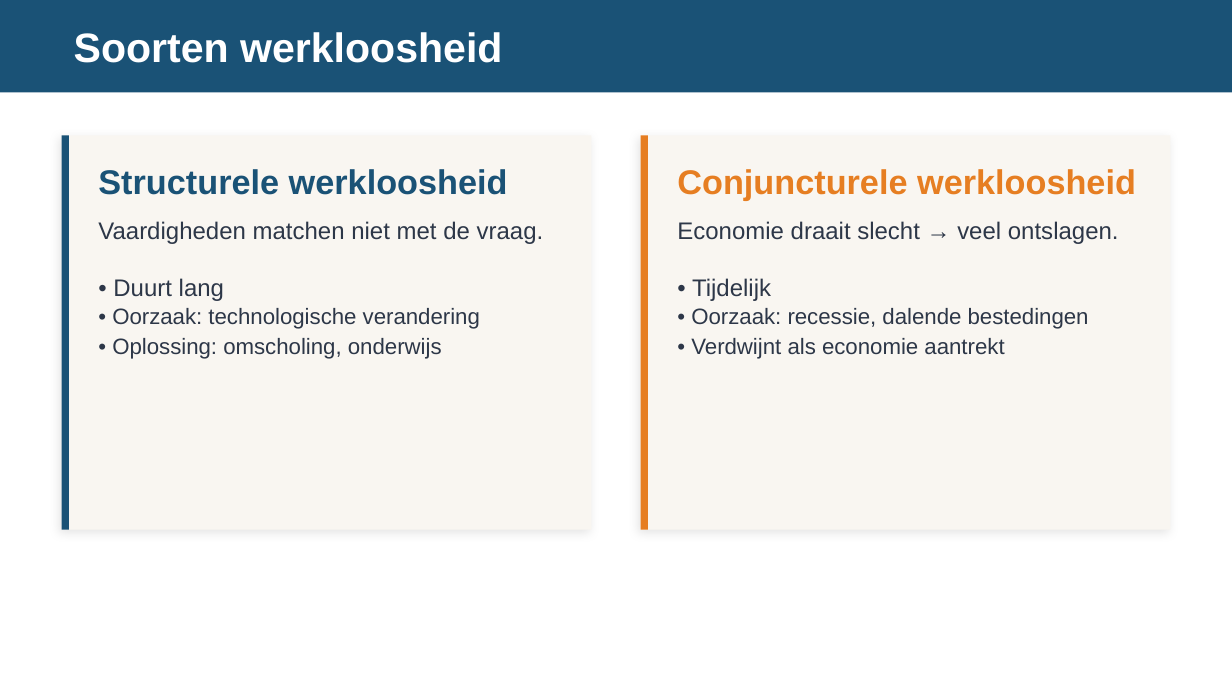
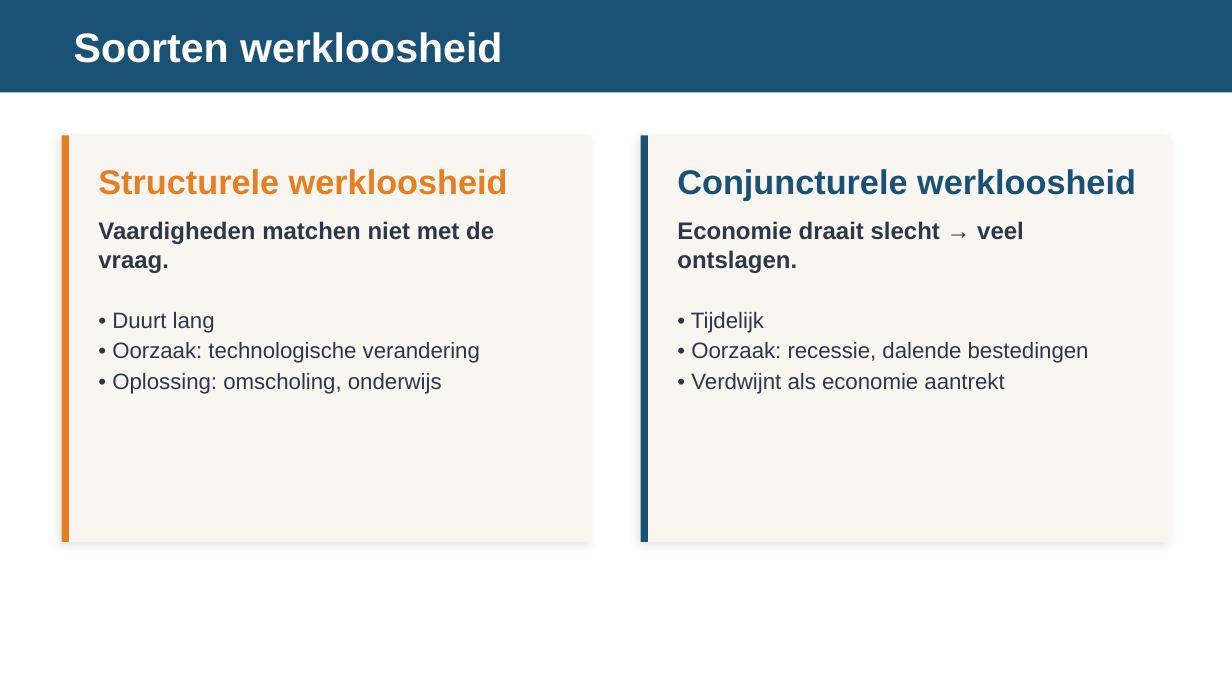
Before and after one commit to meijer1973/economie-vwo4-m3, a slide deck: slide 14 of 3.2 Hoofdstuk 2 - Marktvormen en hun marktevenwicht/3.2.1 Paragraaf 1 - Marktevenwicht/2. Leren/3.2.1 Marktevenwicht – presentatie.pptx (slide 11 before the commit). Drawn at 1232x693 pixels with LibreOffice and Linux fonts; fonts in the diff are those of the drawing. Boxes give left, top, right and bottom in pixels: in the first picture for what was removed or moved away, otherwise in the second. Text is boxed around its words. In the diff, an @@ line names an element or a change of style, - is before the commit and + after.

```diff
--- a/3.2 Hoofdstuk 2 - Marktvormen en hun marktevenwicht/3.2.1 Paragraaf 1 - Marktevenwicht/2. Leren/3.2.1 Marktevenwicht – presentatie.pptx
+++ b/3.2 Hoofdstuk 2 - Marktvormen en hun marktevenwicht/3.2.1 Paragraaf 1 - Marktevenwicht/2. Leren/3.2.1 Marktevenwicht – presentatie.pptx
@@ rectangle: place and size @@
-rectangle at box(62, 136, 591, 530)
+rectangle at box(62, 136, 591, 542)
@@ rectangle at box(62, 136, 591, 542): proportions changed @@
@@ rectangle: place and size @@
-rectangle at box(62, 136, 69, 530)
+rectangle at box(62, 136, 69, 542)
@@ rectangle at box(62, 136, 69, 542): fill #1A5276 to #E67E22 @@
@@ rectangle at box(641, 136, 1170, 542): proportions changed @@
@@ rectangle: place and size @@
-rectangle at box(641, 136, 1170, 530)
+rectangle at box(641, 136, 1170, 542)
@@ rectangle: place and size @@
-rectangle at box(641, 136, 648, 530)
+rectangle at box(641, 136, 648, 542)
@@ rectangle at box(641, 136, 648, 542): fill #E67E22 to #1A5276 @@
@@ text "Structurele werkloosheid" at box(98, 169, 508, 195): text colour #1A5276 to #E67E22 @@
@@ text "Conjuncturele werkloosheid" at box(677, 169, 1136, 200): text colour #E67E22 to #1A5276 @@
@@ text at box(98, 221, 494, 394): text changed @@
-Vaardigheden matchen niet met de vraag.
-• Duurt lang
-• Oorzaak: technologische verandering
-• Oplossing: omscholing, onderwijs
+Vaardigheden matchen niet met de vraag.
+• Duurt lang
+• Oorzaak: technologische verandering
+• Oplossing: omscholing, onderwijs
@@ text at box(677, 221, 1089, 394): text changed @@
-Economie draait slecht → veel ontslagen.
-• Tijdelijk
-• Oorzaak: recessie, dalende bestedingen
-• Verdwijnt als economie aantrekt
+Economie draait slecht → veel ontslagen.
+• Tijdelijk
+• Oorzaak: recessie, dalende bestedingen
+• Verdwijnt als economie aantrekt
```
Also in this commit, not shown: 10 other slides changed, 3 slides added, 6 other files.
